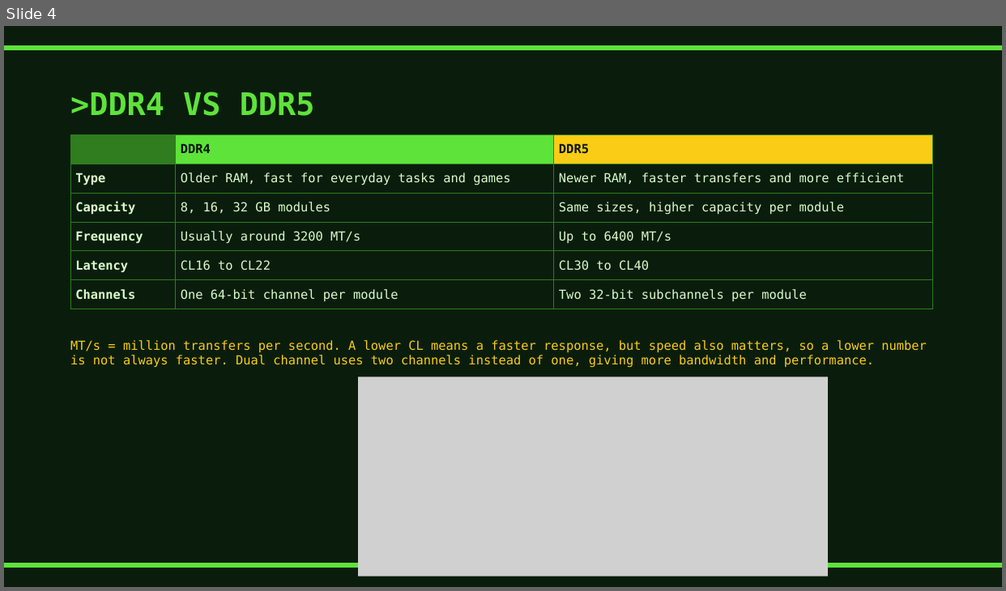
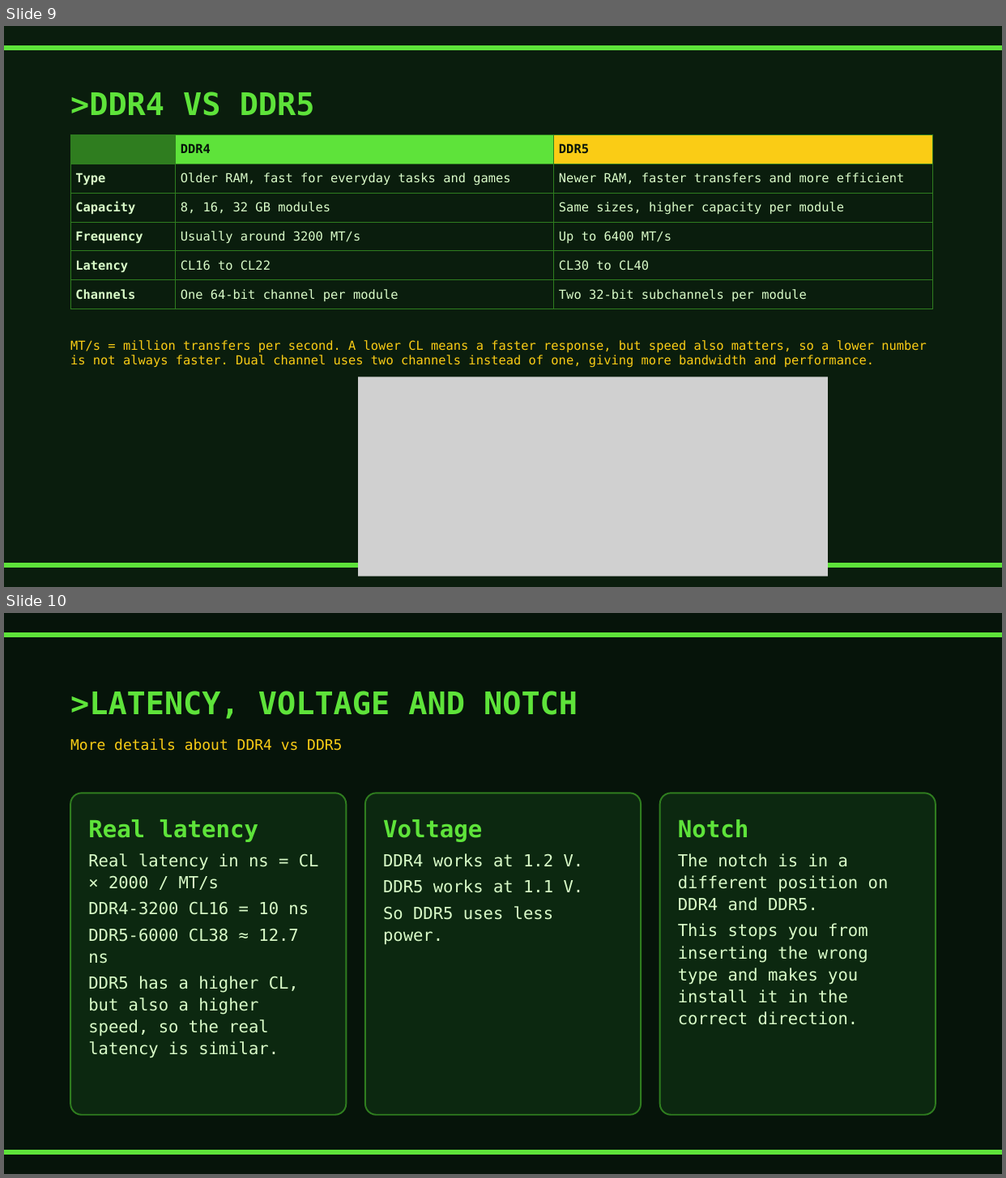
Before and after one commit to alumno851298-stack/RAM, a slide deck: RAM-presentation.pptx. Shown one above the other, each under a label of ours: slide 4 before the commit, slides 9 and 10 after it. The pictures are 1006x591 and 1006x1178 pixels, drawn with LibreOffice and Linux fonts; fonts in the diff are those of the drawing; grey boxes stand for pictures. Boxes give left, top, right and bottom in pixels: in the first picture for what was removed or moved away, otherwise in the second. Text is boxed around its words. In the diff, an @@ line names an element or a change of style, - is before the commit and + after.

```diff
--- a/RAM-presentation.pptx
+++ b/RAM-presentation.pptx
@@ slide 10 added at <box>4,613,1002,1174</box>, background #06140A @@
@@ freeform shape added at <box>4,633,1002,636</box>, fill #5EE33A, outline #5EE33A 1.5 pt @@
@@ text added at <box>70,691,577,719</box>, 45 pt, text #5EE33A, bold @@
+>LATENCY, VOLTAGE AND NOTCH
@@ text added at <box>70,739,342,751</box>, 21 pt, text #FACC15 @@
+More details about DDR4 vs DDR5
@@ rounded rectangle added at <box>70,793,346,1115</box>, fill #0C2810, outline #2F7D1F 2.25 pt, 24 pt, text #D9FBC8 @@
+Real latency
+Real latency in ns = CL × 2000 / MT/s
+DDR4-3200 CL16 = 10 ns
+DDR5-6000 CL38 ≈ 12.7 ns
+DDR5 has a higher CL, but also a higher speed, so the real latency is similar.
@@ rounded rectangle added at <box>365,793,641,1115</box>, fill #0C2810, outline #2F7D1F 2.25 pt, 24 pt, text #D9FBC8 @@
+Voltage
+DDR4 works at 1.2 V.
+DDR5 works at 1.1 V.
+So DDR5 uses less power.
@@ rounded rectangle added at <box>659,793,935,1115</box>, fill #0C2810, outline #2F7D1F 2.25 pt, 24 pt, text #D9FBC8 @@
+Notch
+The notch is in a different position on DDR4 and DDR5.
+This stops you from inserting the wrong type and makes you install it in the correct direction.
@@ freeform shape added at <box>4,1151,1002,1154</box>, fill #5EE33A, outline #5EE33A 1.5 pt @@
@@ what was slide 4 is now slide 9 @@
```
Also in this commit, not shown: 7 other slides added.
